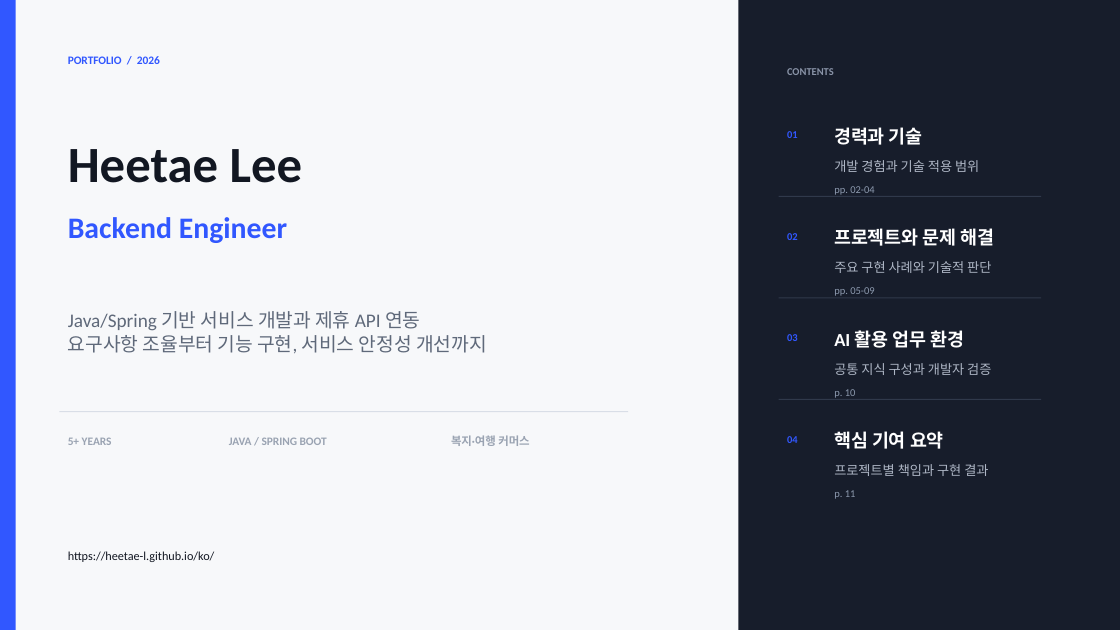
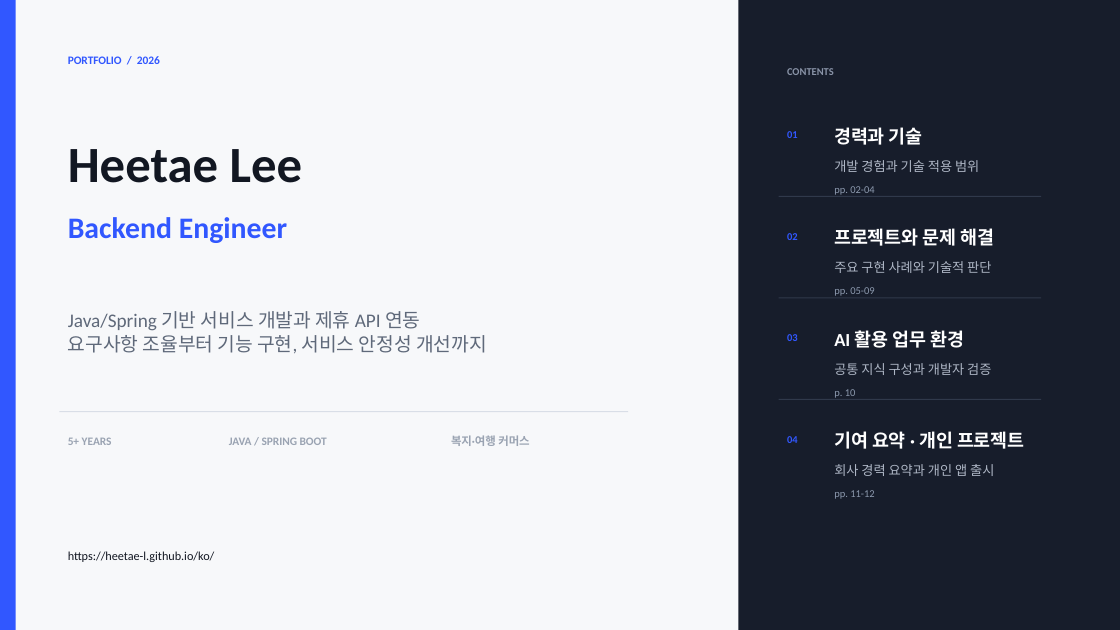
Before and after one commit to heetae-L/heetae-L.github.io, a slide deck: slide 1 of public/downloads/heetae-lee-portfolio.pptx. Drawn at 1120x630 pixels with LibreOffice and Linux fonts; fonts in the diff are those of the drawing. Boxes give left, top, right and bottom in pixels: in the first picture for what was removed or moved away, otherwise in the second. Text is boxed around its words. In the diff, an @@ line names an element or a change of style, - is before the commit and + after.

```diff
--- a/public/downloads/heetae-lee-portfolio.pptx
+++ b/public/downloads/heetae-lee-portfolio.pptx
@@ text at [834, 431, 1025, 449]: text changed @@
-핵심 기여 요약
+기여 요약 · 개인 프로젝트
@@ text at [834, 464, 994, 476]: text changed @@
-프로젝트별 책임과 구현 결과
+회사 경력 요약과 개인 앱 출시
@@ text at [834, 490, 875, 499]: text changed @@
-p. 11
+pp. 11-12
```
Also in this commit, not shown: 1 slide added, 17 other files.
